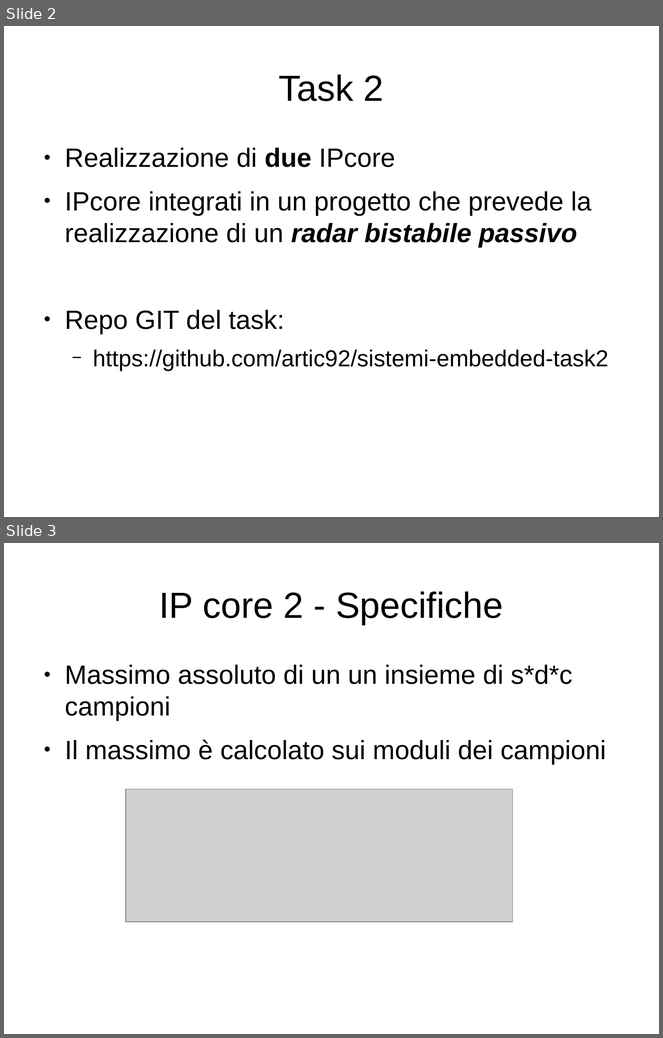
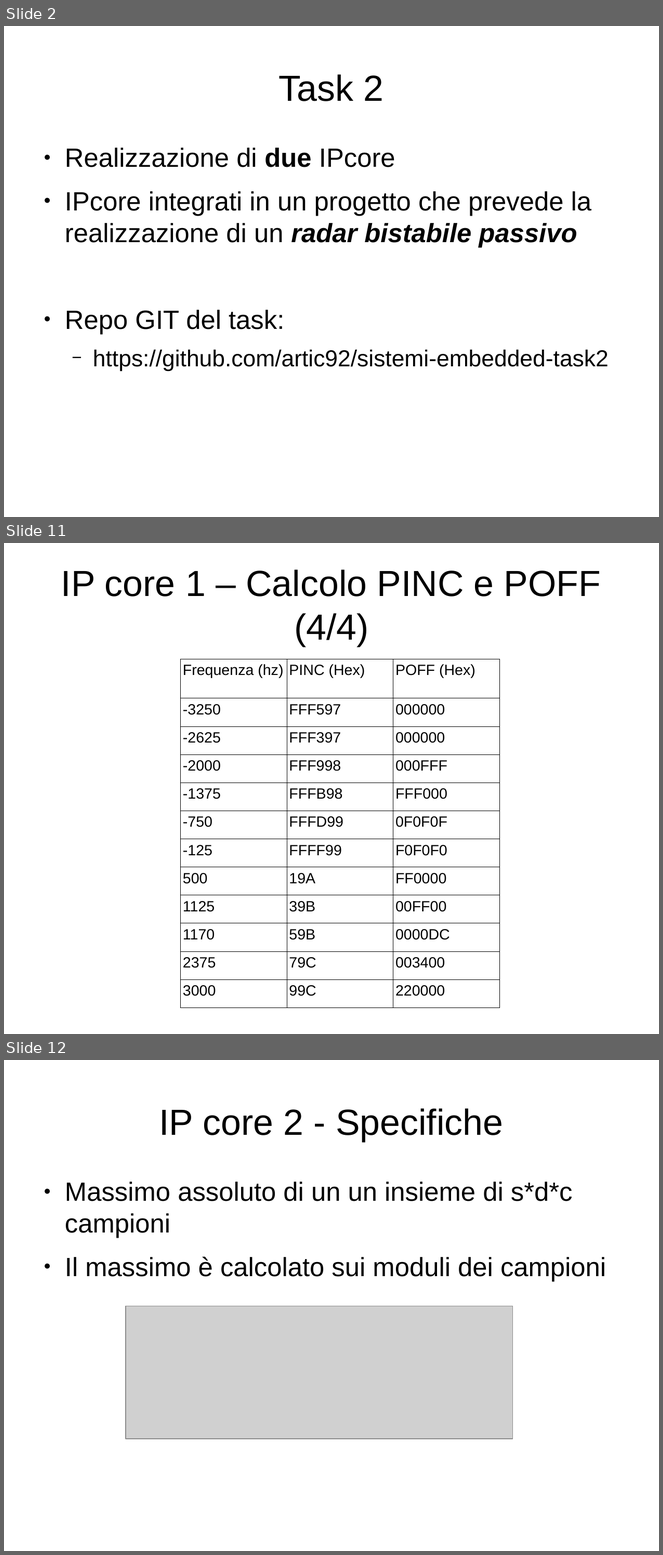
Before and after one commit to artic92/sistemi-embedded-task2, a slide deck: doc/presentazione.odp. Shown one above the other, each under a label of ours: slides 2 and 3 before the commit, slides 2, 11 and 12 after it; the slides between them are not shown. The pictures are 663x1038 and 663x1555 pixels, drawn with LibreOffice and Linux fonts; fonts in the diff are those of the drawing; grey boxes stand for pictures. Boxes give left, top, right and bottom in pixels: in the first picture for what was removed or moved away, otherwise in the second. Text is boxed around its words. In the diff, an @@ line names an element or a change of style, - is before the commit and + after.

Commit message:
Aggiunta doc esterna dell'ip_core1 con relative slide

```diff
--- a/doc/presentazione.odp
+++ b/doc/presentazione.odp
@@ slide 11 added at [4, 543, 659, 1034], background #FFFFFF @@
@@ title added at [61, 570, 601, 646], 44 pt, text #000000 @@
+IP core 1 – Calcolo PINC e POFF (4/4)
@@ table added at [181, 659, 500, 1008], 12 rows, 3 columns @@
+Frequenza (hz) | PINC (Hex) | POFF (Hex)
+-3250 | FFF597 | 000000
+-2625 | FFF397 | 000000
+-2000 | FFF998 | 000FFF
+-1375 | FFFB98 | FFF000
+-750 | FFFD99 | 0F0F0F
+-125 | FFFF99 | F0F0F0
+500 | 19A | FF0000
+1125 | 39B | 00FF00
+1170 | 59B | 0000DC
+2375 | 79C | 003400
+3000 | 99C | 220000
@@ what was slide 3 is now slide 12 @@
```
Also in this commit, not shown: 1 slide changed, 8 other slides added, 4 other files.
